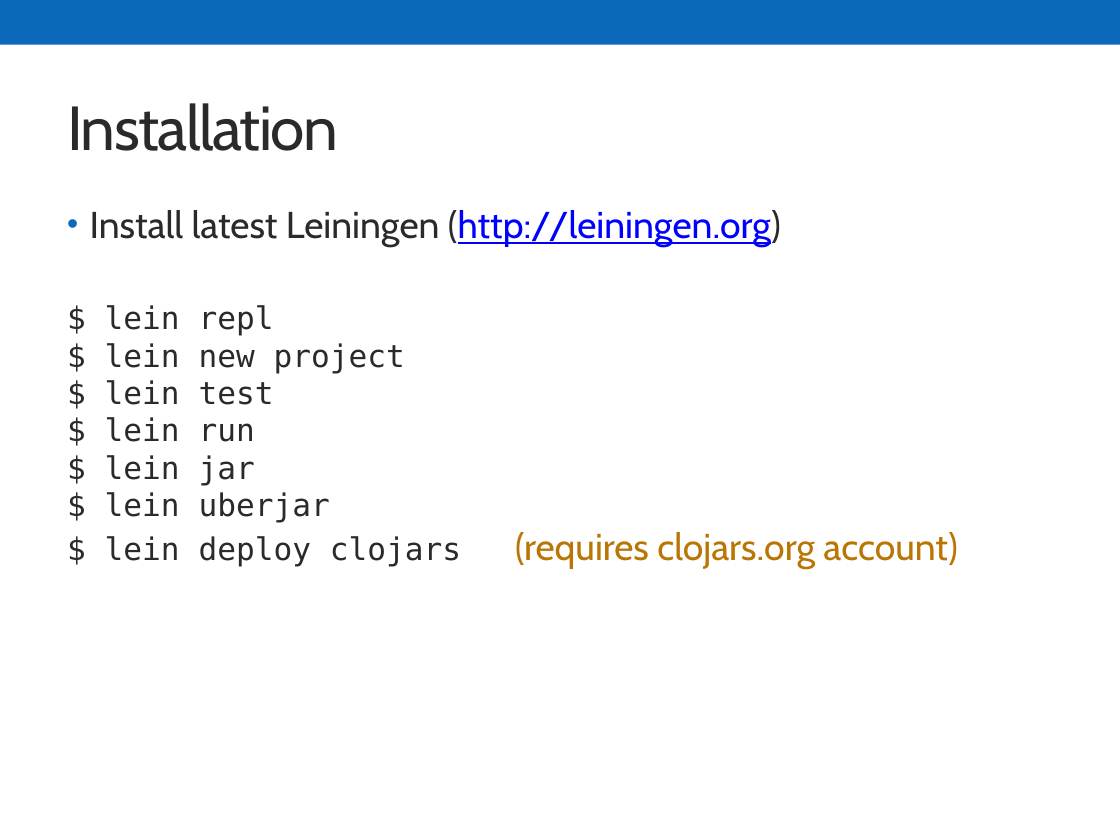
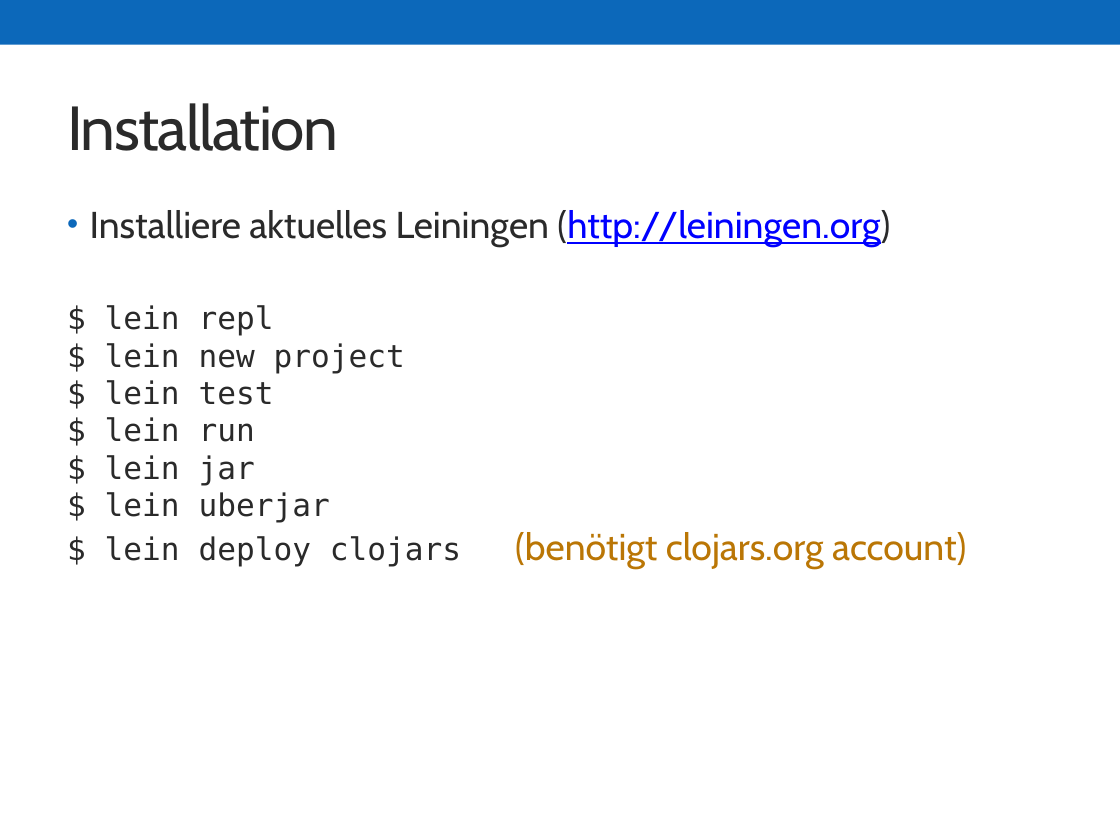
Before and after one commit to skonair/presentations, a slide deck: slide 20 of jugbi-fp-20141119/20141119_FP.pptx (slide 19 before the commit). Drawn at 1120x840 pixels with LibreOffice and Linux fonts; fonts in the diff are those of the drawing. Boxes give left, top, right and bottom in pixels: in the first picture for what was removed or moved away, otherwise in the second. Text is boxed around its words. In the diff, an @@ line names an element or a change of style, - is before the commit and + after.

```diff
--- a/jugbi-fp-20141119/20141119_FP.pptx
+++ b/jugbi-fp-20141119/20141119_FP.pptx
@@ text at [90, 210, 966, 568]: text changed; size 20 to 24 pt; font DejaVu Sans Mono to Cabin @@
-• Install latest Leiningen (http://leiningen.org)
-$ lein repl
-$ lein new project
-$ lein test
-$ lein run
-$ lein jar
-$ lein uberjar
-$ lein deploy clojars (requires clojars.org account)
+• Installiere aktuelles Leiningen (http://leiningen.org)
+$ lein repl
+$ lein new project
+$ lein test
+$ lein run
+$ lein jar
+$ lein uberjar
+$ lein deploy clojars (benötigt clojars.org account)
```
Also in this commit, not shown: 4 other slides changed, 3 slides added, 1 slide removed.
